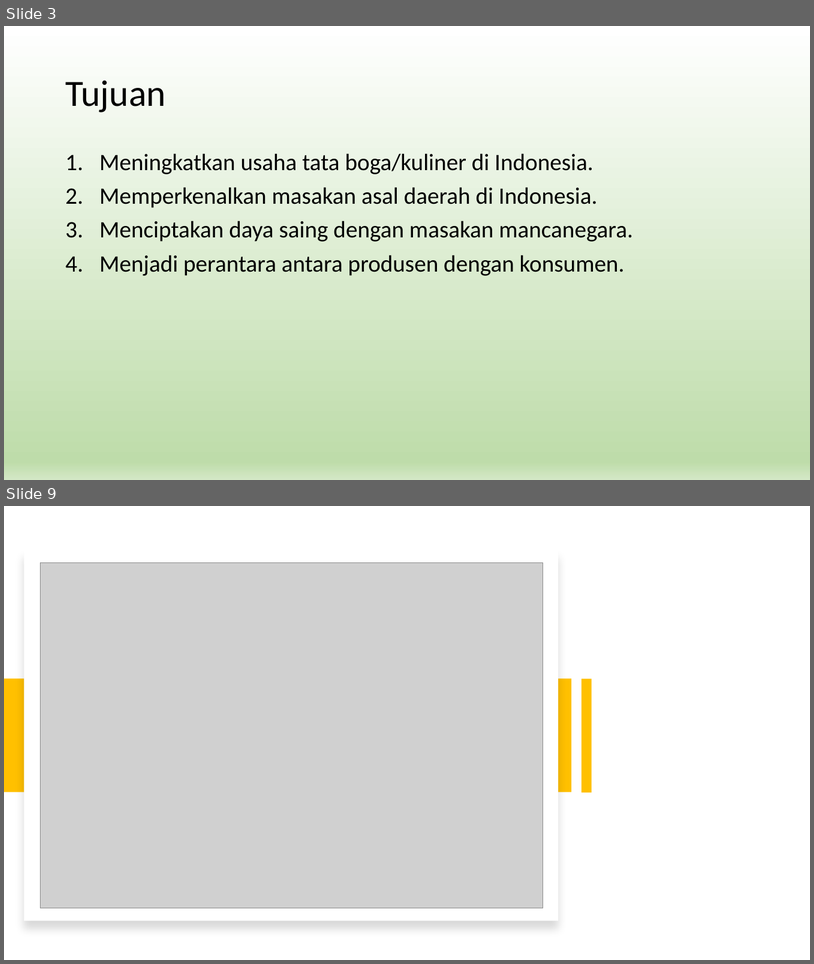
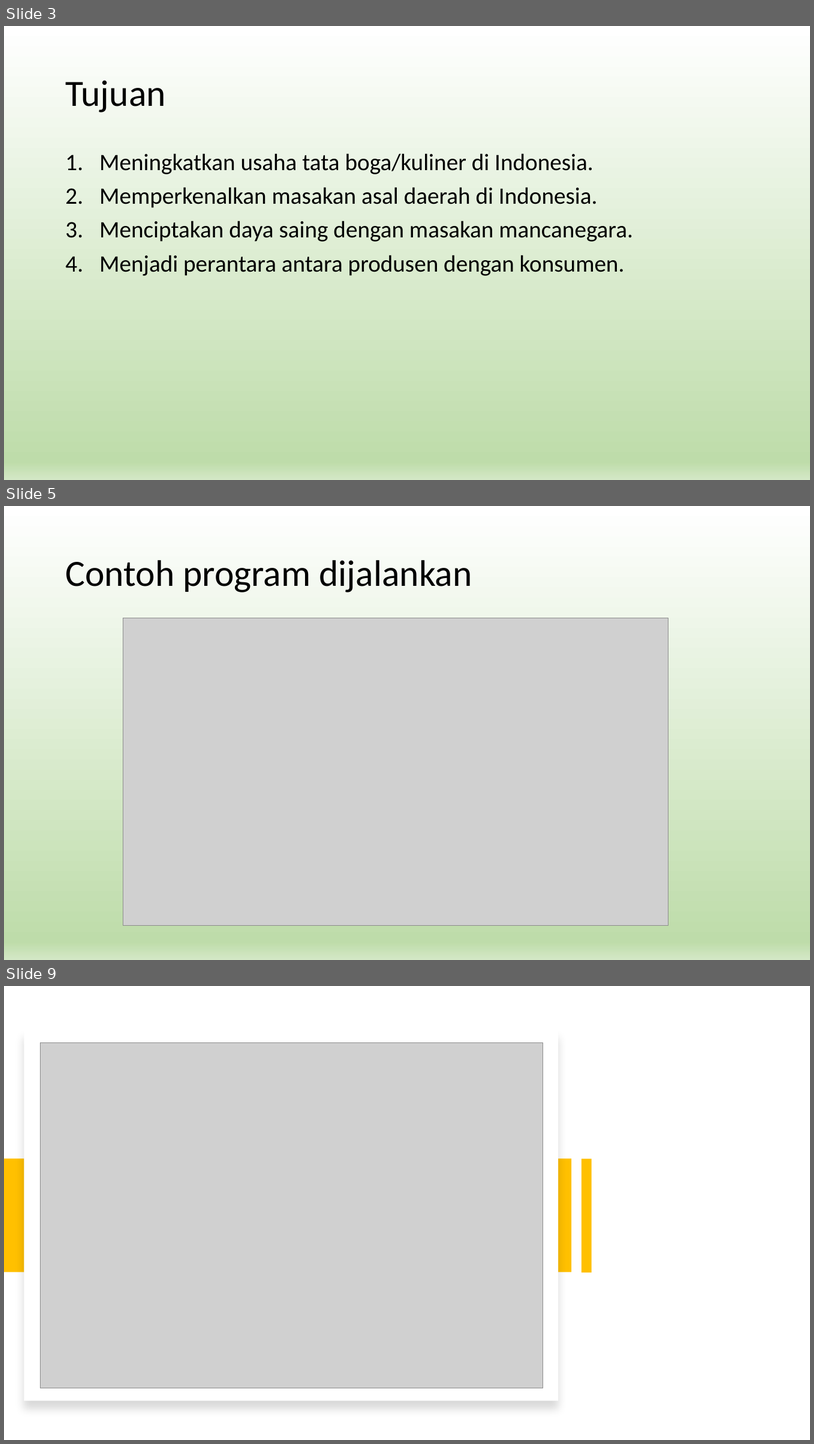
Before and after one commit to rainzoneg/Restoran-Virtual-Mesin, a slide deck: Food Delivery System.pptx. Shown one above the other, each under a label of ours: slides 3 and 9 before the commit, slides 3, 5 and 9 after it; the slides between them are not shown. The pictures are 814x964 and 814x1444 pixels, drawn with LibreOffice and Linux fonts; fonts in the diff are those of the drawing; grey boxes stand for pictures. Boxes give left, top, right and bottom in pixels: in the first picture for what was removed or moved away, otherwise in the second. Text is boxed around its words. In the diff, an @@ line names an element or a change of style, - is before the commit and + after.

```diff
--- a/Food Delivery System.pptx
+++ b/Food Delivery System.pptx
@@ slide 5 added at <box>4,506,810,960</box>, background gradient #FFFFFF to #BEDCAA to #D4E8C6 @@
@@ title added at <box>65,560,472,592</box>, 44 pt, text #000000 @@
+Contoh program dijalankan
@@ picture added at <box>123,618,669,925</box> @@
```
Also in this commit, not shown: 3 slides changed, 2 other slides added, 3 slides removed.
